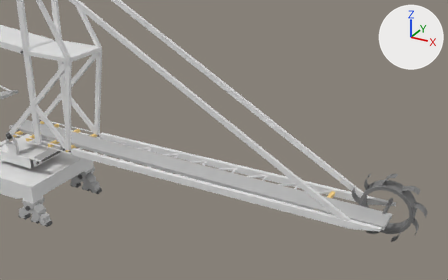
Before and after pictures for a commit that changed the FBX model public/static/models/dushangang1206.fbx.
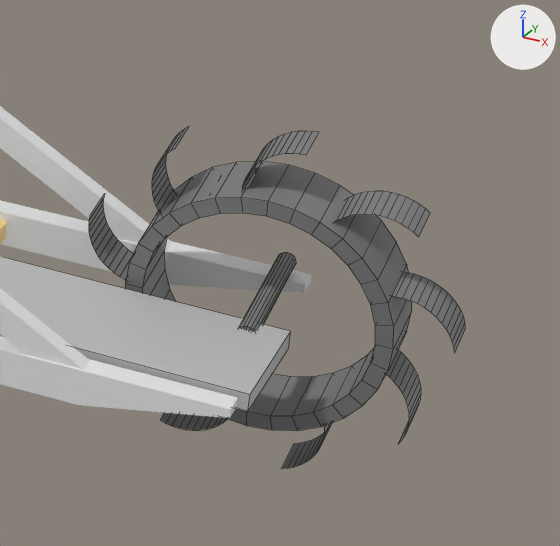
Each version is shown from a 50 mm lens placed at (6.14, -5.57, 3.84), pointed at (3.31, -0.42, 1.27), then close up on the part from 74% to 100% of the width and 53% to 92% of the height. The lights are fixed; the arrows at upper right show +X, +Y and +Z. The close-ups show mesh edges as thin lines. Where no turn or scale is listed for an object, it has been applied to the vertices. Vertices at the same position are counted once.

The first close-up shows 'doulun2', 'pidai', 'zhijia'.
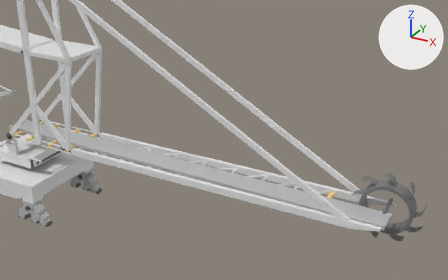
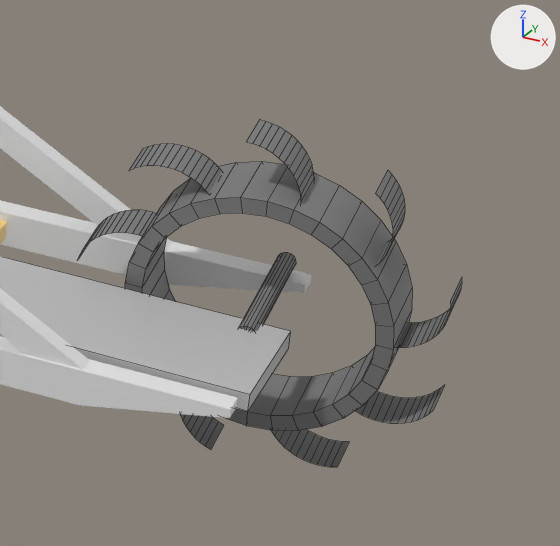
Edits to the bpy script that builds the scene:
```text
Change me_mesh_004:
    where me_mesh_004.from_pydata(...)  # 432 vertices, 302 faces; spans x -0.373..0.393, y -0.151..0.151, z -0.388..0.39
    used by ob_doulun2; location = (4.921, 0.145, 0.632)
    me_mesh_004 part 1: the loose piece of 30 vertices spanning x -0.061..0.061, y -0.082..0.025, z 0.261..0.39 is multiplied about its middle by the matrix ((-1.0, 0.0, 0.0), (0.0, -0.985, -0.174), (0.0, -0.174, 0.985))
    me_mesh_004 part 2: the loose piece of 30 vertices spanning x 0.125..0.296, y -0.073..0.034, z 0.16..0.289 is multiplied about the mesh origin by the matrix ((-1.0, 0.0, 0.0), (0.0, -0.985, -0.174), (0.0, -0.174, 0.985))
    me_mesh_004 part 3: the loose piece of 30 vertices spanning x 0.252..0.393, y -0.058..0.049, z -0.018..0.111 is multiplied about the mesh origin by the matrix ((-1.0, 0.0, 0.0), (0.0, -0.985, -0.174), (0.0, -0.174, 0.985))
    me_mesh_004 part 4: the loose piece of 30 vertices spanning x 0.201..0.322, y -0.041..0.07, z -0.25..-0.077 is multiplied about the mesh origin by the matrix ((-1.0, 0.0, 0.0), (0.0, -0.985, -0.174), (0.0, -0.174, 0.985))
    me_mesh_004 part 5: the loose piece of 30 vertices spanning x 0.034..0.155, y -0.028..0.082, z -0.388..-0.225 is multiplied about the mesh origin by the matrix ((-1.0, 0.0, 0.0), (0.0, -0.985, -0.174), (0.0, -0.174, 0.985))
    me_mesh_004 part 6: the loose piece of 30 vertices spanning x -0.19..-0.034, y -0.028..0.079, z -0.354..-0.225 is multiplied about the mesh origin by the matrix ((-1.0, 0.0, 0.0), (0.0, -0.985, -0.174), (0.0, -0.174, 0.985))
    me_mesh_004 part 7: the loose piece of 30 vertices spanning x -0.366..-0.201, y -0.041..0.066, z -0.206..-0.077 is multiplied about the mesh origin by the matrix ((-1.0, 0.0, 0.0), (0.0, -0.985, -0.174), (0.0, -0.174, 0.985))
    me_mesh_004 part 8: the loose piece of 30 vertices spanning x -0.373..-0.252, y -0.059..0.049, z -0.018..0.131 is multiplied about the mesh origin by the matrix ((-1.0, 0.0, 0.0), (0.0, -0.985, -0.174), (0.0, -0.174, 0.985))
    me_mesh_004 part 9: the loose piece of 30 vertices spanning x -0.246..-0.125, y -0.078..0.034, z 0.16..0.339 is multiplied about the mesh origin by the matrix ((-1.0, 0.0, 0.0), (0.0, -0.985, -0.174), (0.0, -0.174, 0.985))
    me_mesh_004 part 10: the loose piece of 128 vertices spanning x -0.279..0.279, y -0.101..0.101, z -0.284..0.285 is multiplied about its middle by the matrix ((-1.0, 0.0, 0.0), (0.0, -0.985, -0.174), (0.0, -0.174, 0.985))
```

Boxes [x1, y1, x2, y2] around the edits, measured in the close-ups (560 x 546 px; the box of a moved part takes in the faces that stretch with it):
'doulun2', reshaped: before [89, 127, 466, 469]; after [77, 120, 462, 467]
part 1 of me_mesh_004, moved or reshaped: before [242, 131, 319, 190]; after [246, 120, 314, 203]
part 2 of me_mesh_004, moved or reshaped: before [334, 191, 430, 237]; after [130, 143, 222, 193]
part 3 of me_mesh_004, moved or reshaped: before [392, 272, 466, 352]; after [77, 210, 156, 261]
part 4 of me_mesh_004, moved or reshaped (not visible afterwards): before [386, 350, 421, 444]
part 5 of me_mesh_004, moved or reshaped: before [282, 423, 332, 469]; after [180, 414, 224, 450]
part 6 of me_mesh_004, moved or reshaped: before [160, 413, 227, 430]; after [271, 429, 349, 467]
part 7 of me_mesh_004, moved or reshaped (not visible before): after [356, 386, 444, 423]
part 8 of me_mesh_004, moved or reshaped: before [89, 195, 133, 280]; after [396, 277, 462, 347]
part 9 of me_mesh_004, moved or reshaped: before [152, 127, 189, 215]; after [376, 170, 405, 265]
part 10 of me_mesh_004, moved or reshaped: [125, 161, 412, 431] in both
